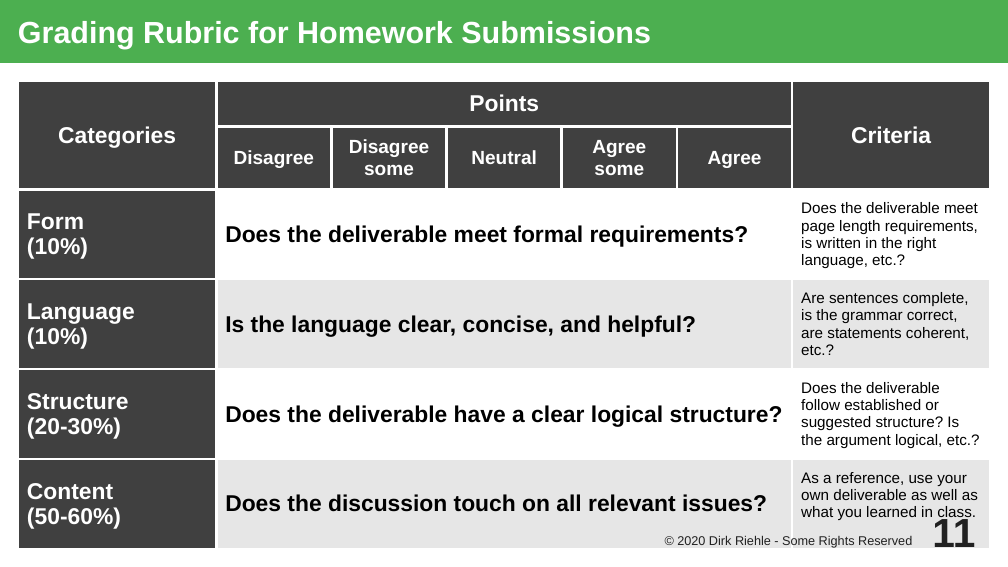
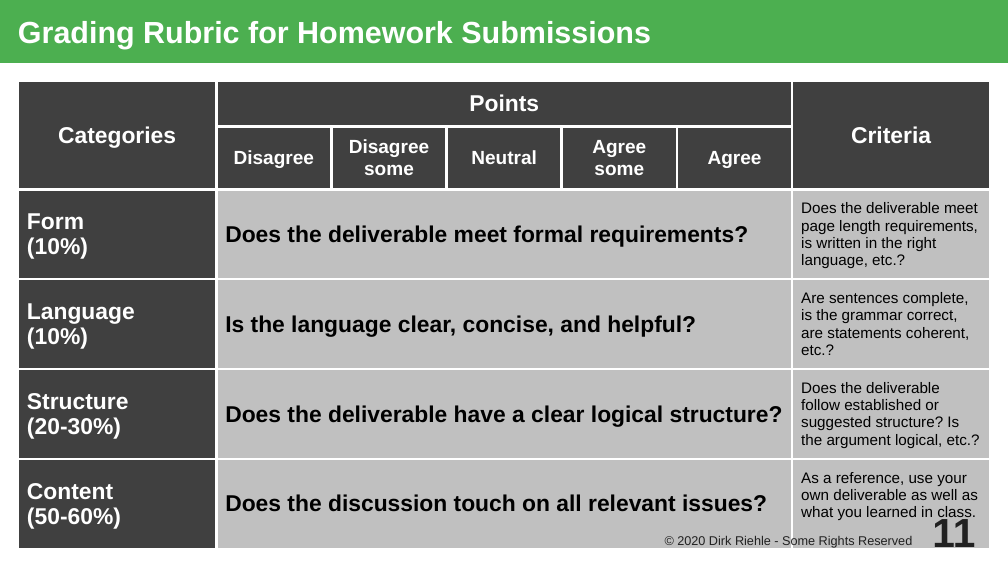
Before and after one commit to dirkriehle/nyt-course, a slide deck: slide 11 of Lecture slides/NYT A01 - Course Introduction.odp. Drawn at 1008x567 pixels with LibreOffice and Linux fonts; fonts in the diff are those of the drawing. Boxes give left, top, right and bottom in pixels: in the first picture for what was removed or moved away, otherwise in the second. Text is boxed around its words. In the diff, an @@ line names an element or a change of style, - is before the commit and + after.

```diff
--- a/Lecture slides/NYT A01 - Course Introduction.odp
+++ b/Lecture slides/NYT A01 - Course Introduction.odp
@@ table at box(18, 81, 991, 550) @@
@@ fill #FFFFFF to #C0C0C0 in 4 cells @@
@@ fill #E6E6E6 to #C0C0C0 in 4 cells @@
```
Also in this commit, not shown: 4 other slides changed, 3 slides removed, 1 other file.
